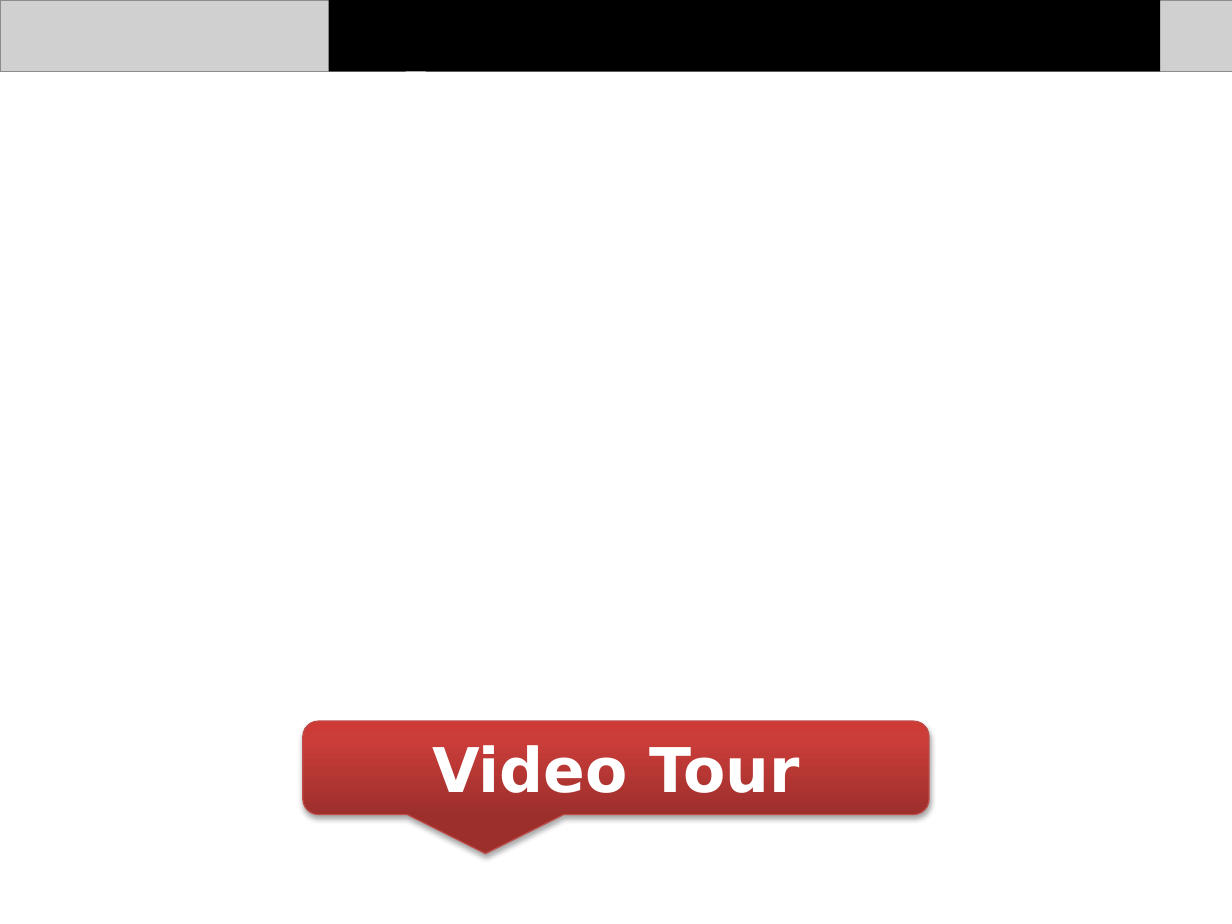
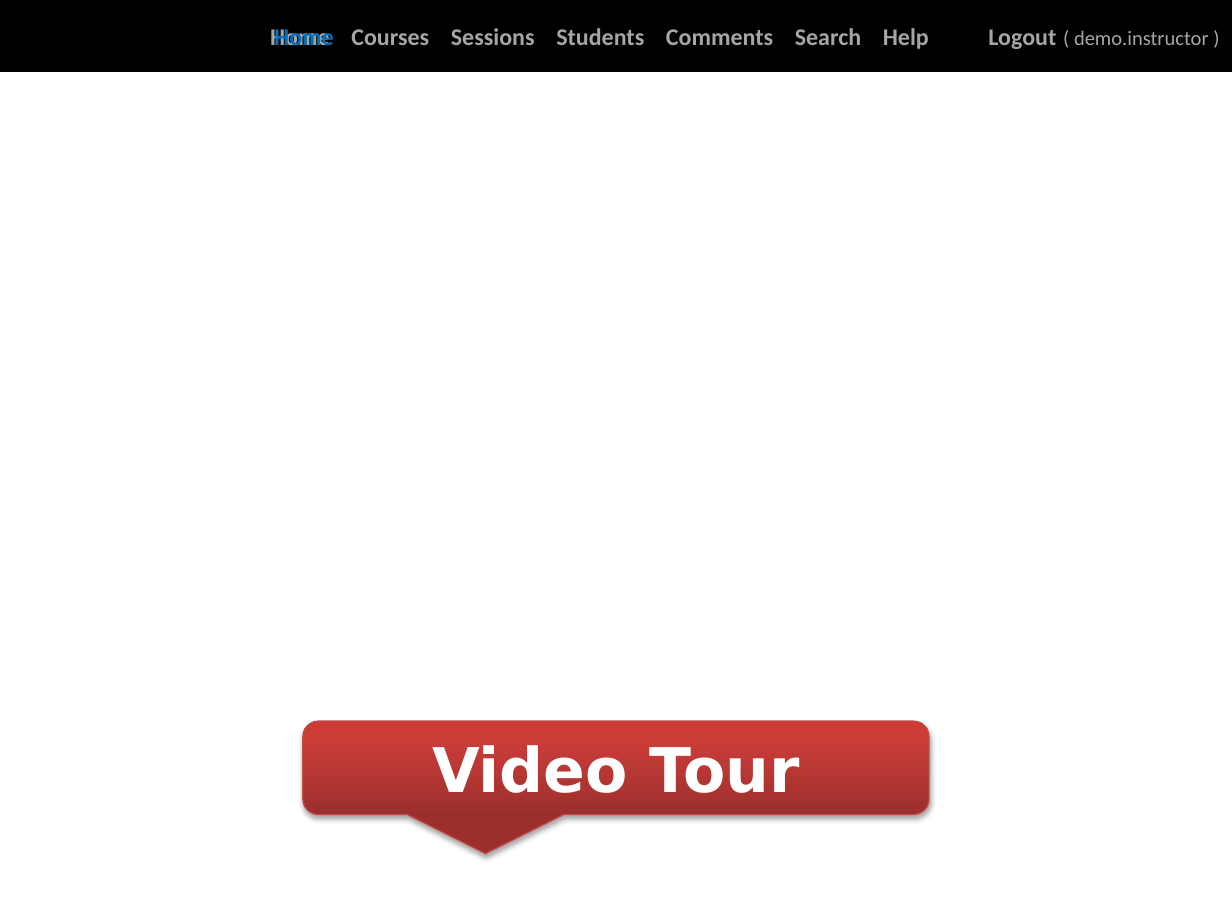
Before and after one commit to TEAMMATES/teammates, a slide deck: slide 3 of doc/video/video tour.pptx. Drawn at 1232x924 pixels with LibreOffice and Linux fonts; fonts in the diff are those of the drawing; grey boxes stand for pictures; background and template pictures are left out. Boxes give left, top, right and bottom in pixels: in the first picture for what was removed or moved away, otherwise in the second. Text is boxed around its words. In the diff, an @@ line names an element or a change of style, - is before the commit and + after.

```diff
--- a/doc/video/video tour.pptx
+++ b/doc/video/video tour.pptx
@@ picture removed at <box>0,0,1232,71</box> @@
@@ rectangle added at <box>0,0,1232,71</box>, fill #000000, 14 pt, text #A6A6A6, bold @@
+Home Courses Sessions Students Comments Search Help Logout ( demo.instructor )
@@ text added at <box>274,29,334,45</box>, 14 pt, text #0070C0, bold @@
+Home
@@ rectangle removed at <box>329,0,1161,71</box> @@
```
Also in this commit, not shown: 17 other slides changed, 21 slides added, 29 slides removed.
